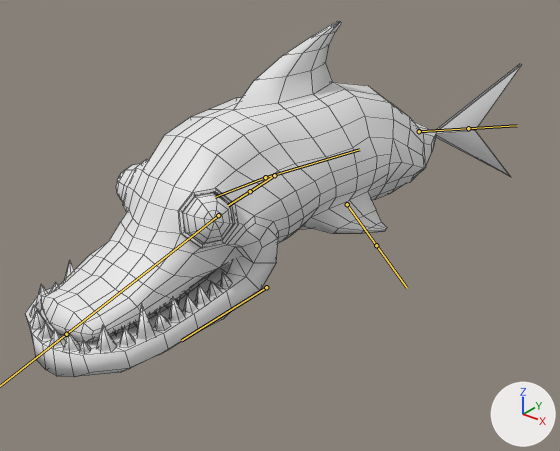
An edit to the FBX model Assets/Resources/NPC/Enemy/BigJaw/SM_BigJaw.fbx, drawn before and after from the same camera.
The view is the same before and after, from a 50 mm lens placed at (2.91, -3.49, 1.86), pointed at (0.09, 0.05, -0.33). Every picture has the same lights, and +X, +Y and +Z are marked at lower right. Both versions are drawn at frame 1 of the action 'BigJaw|Swimming'; the numbers are the values there. The bones that bend it are drawn over the model as lines. Mesh edges are drawn as thin lines.
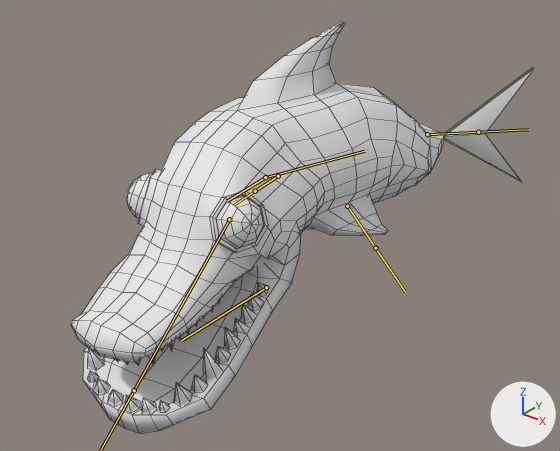
Boxes [x1, y1, x2, y2] around the edits, measured in the pictures (560 x 451 px):
'Mesh', posed (7% narrower, 16% taller): before [25, 21, 521, 377]; after [71, 21, 534, 433]
bone 'Body', root to tip: before (265, 177) to (359, 149); after (265, 177) to (364, 151)
bone 'Head', root to tip: before (265, 177) to (215, 197); after (265, 177) to (227, 201)
bone 'Jaw', root to tip: before (218, 215) to (66, 334); after (229, 219) to (134, 390)

The edits, one by one:
Bone 'Body' (bone_body) turns from (0, 0, -7) to (0, 0, -10) degrees about its own x, y and z.
Bone 'Head' (bone_head) turns from (0, 0, 5) to (0, 0, -7) degrees about its own x, y and z.
Bone 'Jaw' (bone_jaw) turns from (0, 0, 0) to (17, -1, -1) degrees about its own x, y and z.
